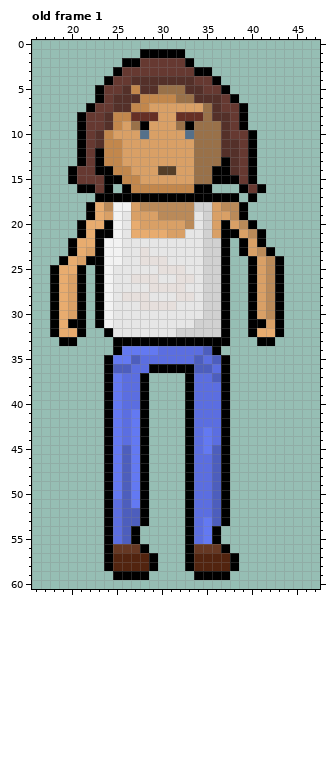
Pixel-art file -- Assets/main character.aseprite. The picture above is the old version.
64x64 pixels, 4 frames. Shown: old frame 1: x 16..47, y 0..60. The commit also changed other frames, which this record leaves out.
Once edited:
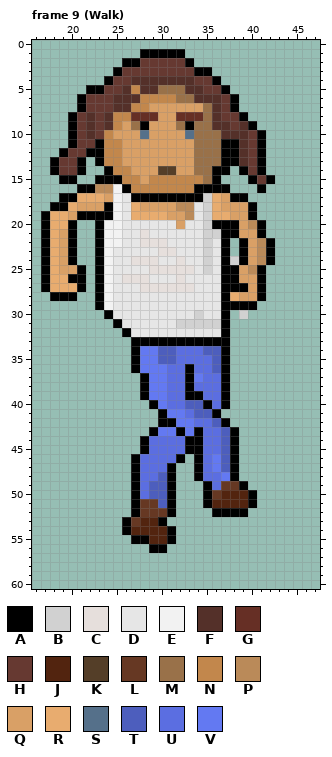
Palette (. is transparent): A #000000  B #d1d1d1  C #e6dfdc  D #e6e6e6  E #f2f2f2  F #543029  G #662f25  H #663931  J #52240f  K #543e28  L #663823  M #997149  N #c2874c  P #ba8a59  Q #d9a066  R #e8ac6f  S #55708a  T #4d5ebd  U #5b6ee1  V #6379f2
A new or re-ordered frame is compared with the old frame closest to it.
From the commit log: added walking animation and wasd movement
What changed:
frames 4 -> 12
Changed rows in their new state; - is an unchanged pixel.
Frame 9 (Walk) is new; against old frame 1:
first column x 17:
 5 -----A---------------------
 6 ----AHH--------------------
 7 ----AH---------------A.----
 8 ---AHF--------------H------
 9 ---AHF-------------F--FA---
10 ---AHFH--------------FFHA--
11 ---AH-A-------------AAFHA--
12 --AHHA--------------AAFHA--
13 -AHH-.---------------AFHA--
14 -AHHA..--------------.AHA--
15 --A-..A-----NNNNNN--...-HA-
16 ------PPE----------AA-..---
17 --AARRRQED--------BRQ-A.---
18 -AARQQQA-DRQQQQ--D-RQQQA---
19 ARRQA-AA--RRRRQQ---RRQQA---
20 ARRA..AE--DDDDD-D--A-AQPA--
21 ARQA..-E--DCDDDD---B---Q---
22 ARQ-..-----CCC-----D----PA-
23 ARQ-..--D--D-CC----D-------
24 ARQA..--D-C--D-C---D-BAQPA.
25 ARQQ--------C---C--D-AQPA..
26 AR-A-----C--D---D-DD-AQQA..
27 AR-R-------C----C-DD-AAQA..
28 --AA.----DDD---DD-DD-RQQA..
29 -....------DDDD---DD-AA-...
30 -....-.A---------BDD--B....
31 -....-..A------BB------....
32 -....--..A-----DDDDD---....
33 --..----..--------------..-
34 --------..A--TT----TA------
35 -------...AVVTT--U---------
36 -------...AVVVUU-UUT-------
37 -------....-VVUU-V-U-------
38 -------....-VVUU-----------
39 -------....-VVUU-A---------
40 -------.....AVUUTTA--------
41 -------.....-AVVUTTA.------
42 -------.....-AAVV--T-------
43 -------.....AVVAVAU-TA-----
44 -------....-UUUU-AU-TA-----
45 -------....-UUUU-AUUTA-----
46 -------...AUUUUA.A-VTA-----
47 -------...AUUUA-.A-VTA-----
48 -------...AUUTA-.A-UVA-----
49 -------...AUTTA-..AULLA----
50 -------...AUTTA-..ALJJJA---
51 -------...ALLTA-..AJJJJA---
52 -------...ALLLA-...A-AA----
53 -------..ALJJA--.....------
54 -------..AJJJJA-....-------
55 -------...-AJJA-....-------
56 -------.....AA--.....------
57 -------......---......-----
58 -------......---......-----
59 --------....-----....------
Changed places in both pictures, as pixel boxes (x1, y1, x2, y2):
changed: (41, 85, 284, 580)
